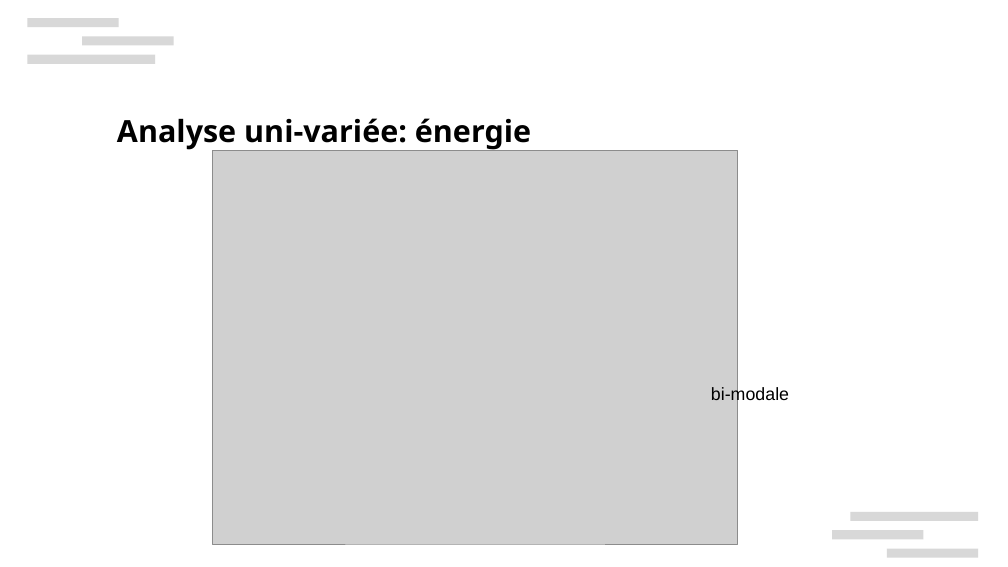
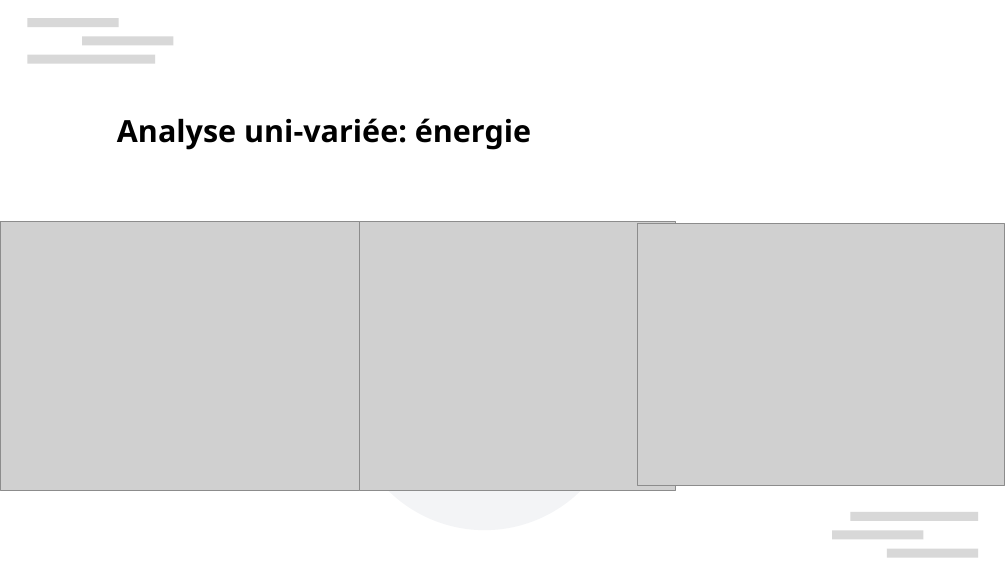
Before and after one commit to xbarrelet/formation, a slide deck: slide 22 of project_2/Barrelet_Xavier_2_presentation_180424.pptx (slide 23 before the commit). Drawn at 1008x567 pixels with LibreOffice and Linux fonts; fonts in the diff are those of the drawing; grey boxes stand for pictures; background and template pictures are left out. Boxes give left, top, right and bottom in pixels: in the first picture for what was removed or moved away, otherwise in the second. Text is boxed around its words. In the diff, an @@ line names an element or a change of style, - is before the commit and + after.

```diff
--- a/project_2/Barrelet_Xavier_2_presentation_180424.pptx
+++ b/project_2/Barrelet_Xavier_2_presentation_180424.pptx
@@ picture removed at <box>213,150,739,544</box> @@
@@ picture added at <box>1,221,360,491</box> @@
@@ picture added at <box>316,221,676,491</box> @@
@@ picture added at <box>638,224,1005,487</box> @@
@@ ellipse added at <box>348,256,622,531</box>, fill #8D99AE at 10% opacity @@
@@ text removed at <box>711,386,789,404</box> @@
-bi-modale
```
Also in this commit, not shown: 15 other slides changed, 4 slides removed, 3 other files.
